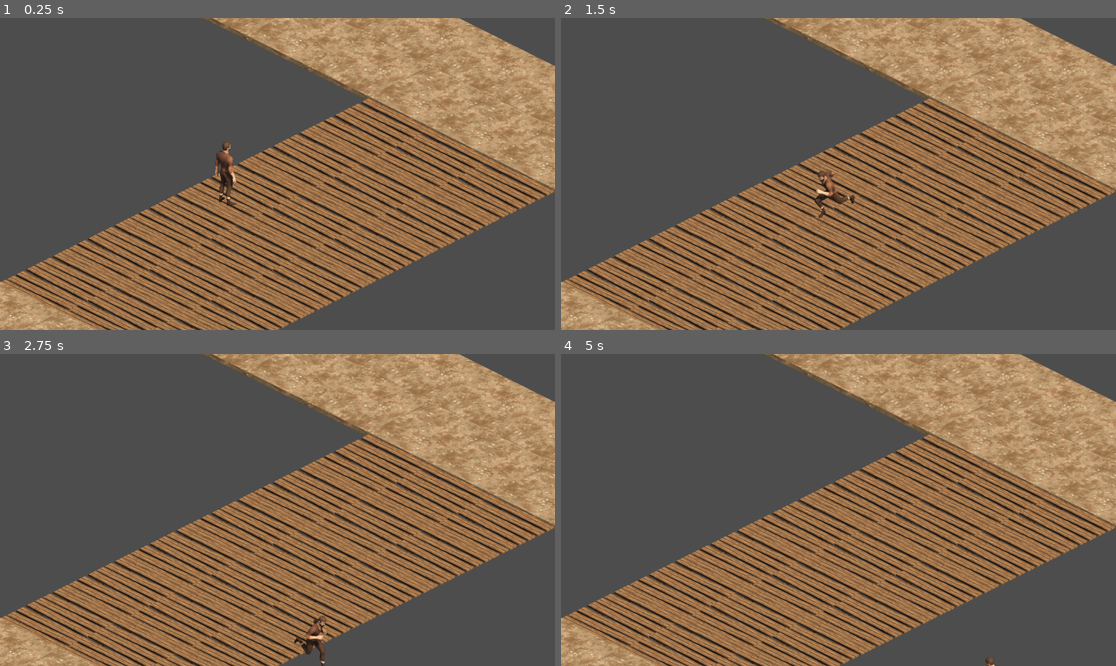
Above: before the commit, frames 1-4 (two rows, left to right).
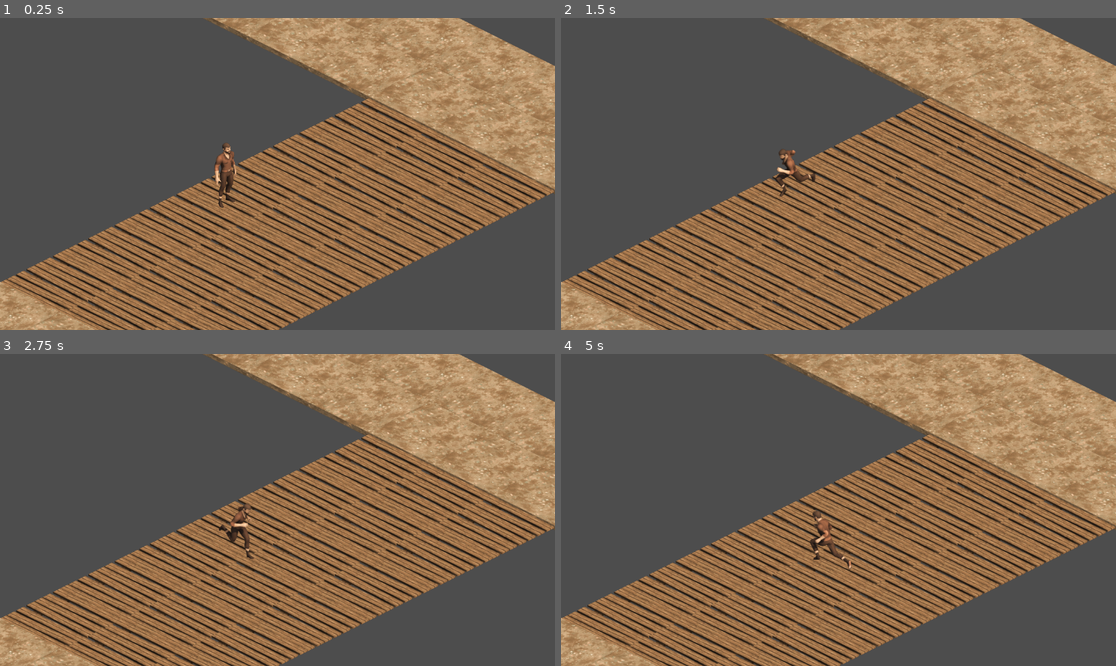
Above: after the commit, the same moments.

Repository: marcell-toing/LOOTERGAME-W
Game: Godot game, scene res://main.tscn
Two runs of this game, one before a commit and one after it. Both use one fixed random seed, a clock stepped at 60 frames per second and the inputs below.
Inputs:
- Up to frame 1 (0.25 s): no input
- Up to frame 2 (1.5 s): tap Enter at 0.5 s; hold D (move_right) 0.53-1.28 s; hold S (move_down) from 1.28 s (still down)
- Up to frame 3 (2.75 s): release S (move_down) at 2.03 s; hold D (move_right) from 2.03 s (still down)
- Up to frame 4 (5 s): release D (move_right) at 2.78 s; hold W (move_up) 2.78-3.53 s; hold A (move_left) from 3.53 s (still down)

The runs differ from the first frame. In frame 1, 0.4% of the frame differs, in the area x 38-43%, y 39-61%; in frame 2, 0.6%; in frame 3, 0.7%, in the area x 39-59%, y 47-100%; in frame 4, 0.4%.

Commit message:
fixed idle anim and cleanup player script

Diff:
--- a/CURRENT-META/Player/Player_0.gd
+++ b/CURRENT-META/Player/Player_0.gd
@@ -7,13 +7,17 @@
 @export var MAX_SPEED : int = 500
 @export var ACCELERATION : int = 3000
 @export var FRICTION : int = 1200
+
+
+
 var direction = Vector2.ZERO
 var last_direction = Vector2.RIGHT
+var active_animation = "idle0"
 
 @onready var animated_sprite = $AnimatedSprite2D
 
 func _ready():
-	animated_sprite.play("idle0")
+	animated_sprite.play(active_animation)
 
 func _physics_process(delta):
 	move(delta)
@@ -52,9 +56,9 @@
 	move_and_slide()
 
 func update_animation():
-	if direction != Vector2.ZERO:
-		var angle = wrapi(int(direction.angle() / (PI/4)), 0, 8)
-		animated_sprite.play("run" + str(angle))
+	if direction == Vector2.ZERO:
+		active_animation = "idle"
 	else:
-		var angle = wrapi(int(last_direction.angle() / (PI/4)), 0, 8)
-		animated_sprite.play("idle" + str(angle))
+		active_animation = "run"
+	var animationDir = wrapi(int(last_direction.angle() / (PI/4)), 0, 8)
+	animated_sprite.play(active_animation + str(animationDir))
--- a/CURRENT-META/Player/player.tscn
+++ b/CURRENT-META/Player/player.tscn
@@ -94,89 +94,65 @@
 animations = [{
 "frames": [{
 "duration": 1.0,
+"texture": ExtResource("4_ntxjj")
+}],
+"loop": true,
+"name": &"idle0",
+"speed": 5.0
+}, {
+"frames": [{
+"duration": 1.0,
+"texture": ExtResource("5_ar4a8")
+}],
+"loop": true,
+"name": &"idle1",
+"speed": 5.0
+}, {
+"frames": [{
+"duration": 1.0,
+"texture": ExtResource("6_j75yk")
+}],
+"loop": true,
+"name": &"idle2",
+"speed": 5.0
+}, {
+"frames": [{
+"duration": 1.0,
+"texture": ExtResource("7_pw0f1")
+}],
+"loop": true,
+"name": &"idle3",
+"speed": 5.0
+}, {
+"frames": [{
+"duration": 1.0,
+"texture": ExtResource("8_ppobg")
+}],
+"loop": true,
+"name": &"idle4",
+"speed": 5.0
+}, {
+"frames": [{
+"duration": 1.0,
+"texture": ExtResource("9_iwagg")
+}],
+"loop": false,
+"name": &"idle5",
+"speed": 5.0
+}, {
+"frames": [{
+"duration": 1.0,
 "texture": ExtResource("2_fmsu8")
-}, {
-"duration": 1.0,
-"texture": ExtResource("2_fmsu8")
-}],
-"loop": true,
-"name": &"idle0",
+}],
+"loop": true,
+"name": &"idle6",
 "speed": 5.0
 }, {
 "frames": [{
 "duration": 1.0,
 "texture": ExtResource("3_2sm8x")
-}, {
-"duration": 1.0,
-"texture": ExtResource("3_2sm8x")
-}],
-"loop": true,
-"name": &"idle1",
-"speed": 5.0
-}, {
-"frames": [{
-"duration": 1.0,
-"texture": ExtResource("4_ntxjj")
-}, {
-"duration": 1.0,
-"texture": ExtResource("4_ntxjj")
-}],
-"loop": true,
-"name": &"idle2",
-"speed": 5.0
-}, {
-"frames": [{
-"duration": 1.0,
-"texture": ExtResource("5_ar4a8")
-}, {
-"duration": 1.0,
-"texture": ExtResource("5_ar4a8")
-}],
-"loop": true,
-"name": &"idle3",
-"speed": 5.0
-}, {
-"frames": [{
-"duration": 1.0,
-"texture": ExtResource("6_j75yk")
-}, {
-"duration": 1.0,
-"texture": ExtResource("6_j75yk")
-}],
-"loop": true,
-"name": &"idle4",
-"speed": 5.0
-}, {
-"frames": [{
-"duration": 1.0,
-"texture": ExtResource("7_pw0f1")
-}, {
-"duration": 1.0,
-"texture": ExtResource("7_pw0f1")
-}],
-"loop": true,
-"name": &"idle5",
-"speed": 5.0
-}, {
-"frames": [{
-"duration": 1.0,
-"texture": ExtResource("8_ppobg")
-}, {
-"duration": 1.0,
-"texture": ExtResource("8_ppobg")
-}],
-"loop": true,
-"name": &"idle6",
-"speed": 5.0
-}, {
-"frames": [{
-"duration": 1.0,
-"texture": ExtResource("9_iwagg")
-}, {
-"duration": 1.0,
-"texture": ExtResource("9_iwagg")
-}],
-"loop": false,
+}],
+"loop": true,
 "name": &"idle7",
 "speed": 5.0
 }, {
@@ -463,14 +439,14 @@
 
 [node name="Player" type="CharacterBody2D"]
 script = ExtResource("1_n6bnq")
-MAX_SPEED = 250
-ACCELERATION = 225
-FRICTION = 6759
+MAX_SPEED = 80
+ACCELERATION = 30
+FRICTION = 70
 
 [node name="AnimatedSprite2D" type="AnimatedSprite2D" parent="."]
 position = Vector2(3, 0)
 sprite_frames = SubResource("SpriteFrames_uxeid")
-animation = &"run7"
+animation = &"idle0"
 offset = Vector2(0, -205)
 
 [node name="CollisionPolygon2D" type="CollisionPolygon2D" parent="."]
